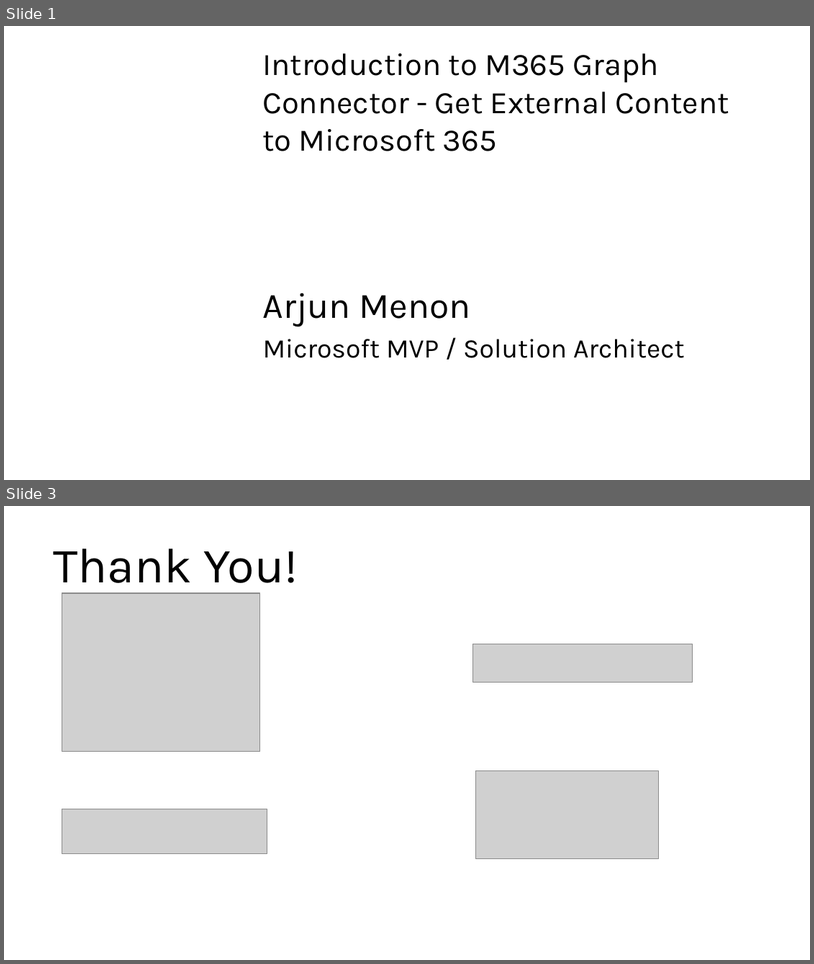
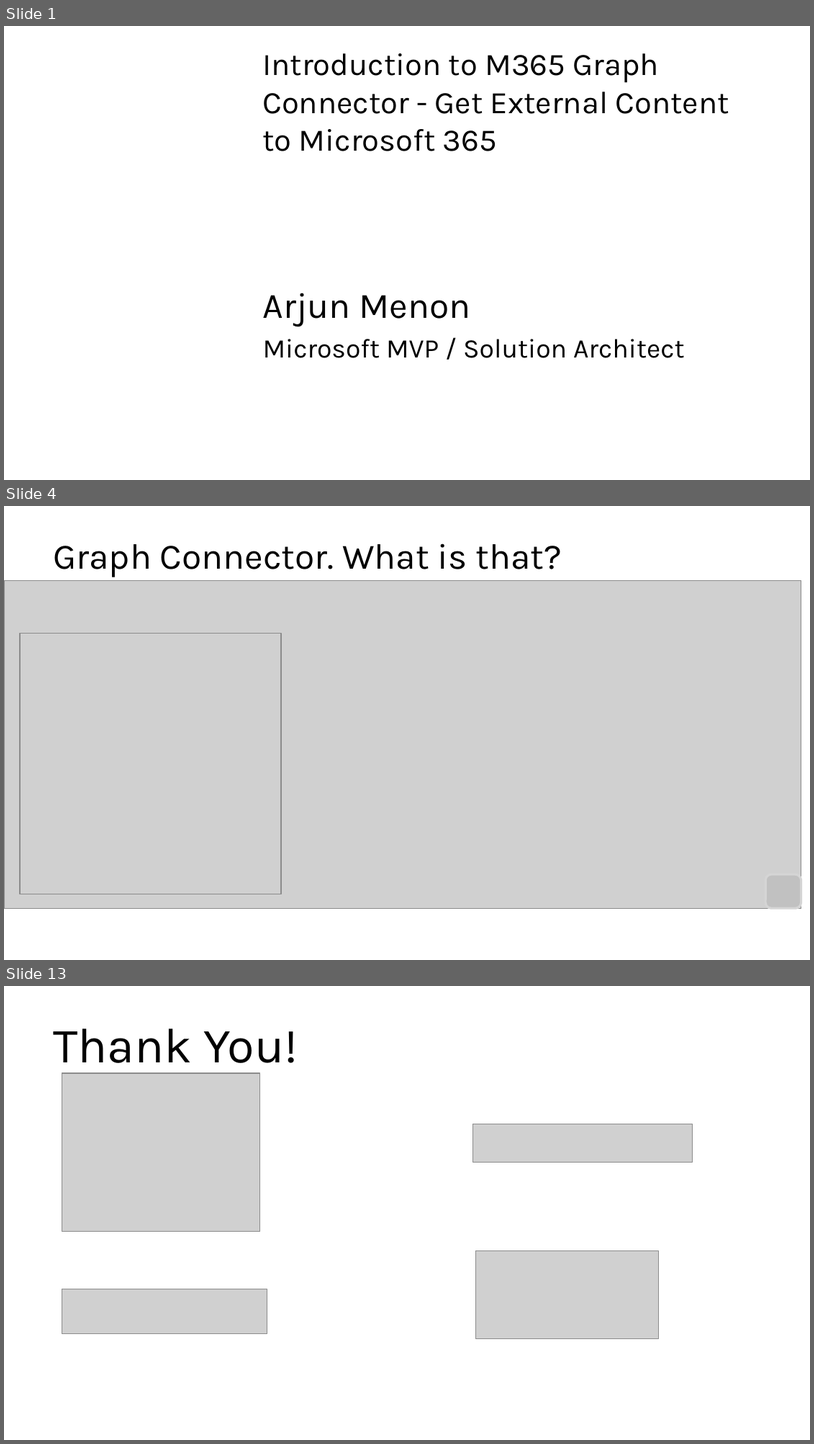
Before and after one commit to arjunumenon/expertsliveindia-2024, a slide deck: deck/ArjunMenon-IntroGraphConnector.pptx. Shown one above the other, each under a label of ours: slides 1 and 3 before the commit, slides 1, 4 and 13 after it; the slides between them are not shown. The pictures are 814x964 and 814x1444 pixels, drawn with LibreOffice and Linux fonts; fonts in the diff are those of the drawing; grey boxes stand for pictures; background and template pictures are left out. Boxes give left, top, right and bottom in pixels: in the first picture for what was removed or moved away, otherwise in the second. Text is boxed around its words. In the diff, an @@ line names an element or a change of style, - is before the commit and + after.

```diff
--- a/deck/ArjunMenon-IntroGraphConnector.pptx
+++ b/deck/ArjunMenon-IntroGraphConnector.pptx
@@ slide 4 added at (4,506,810,960), background picture (left out) @@
@@ title added at (53,543,563,577), 32 pt, text #000000 @@
+Graph Connector. What is that?
@@ picture added at (4,580,802,908) @@
@@ picture added at (20,633,281,894) @@
@@ rounded rectangle added at (766,874,802,908), fill #C1C1C1, outline #D5D5D5 2 pt @@
@@ what was slide 3 is now slide 13 @@
```
Also in this commit, not shown: 1 slide changed, 9 other slides added, 5 other files.
